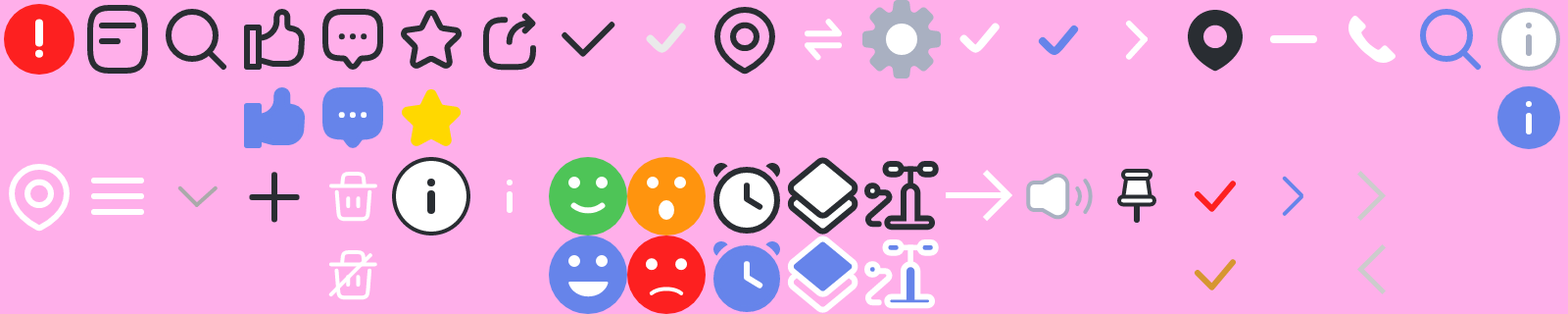
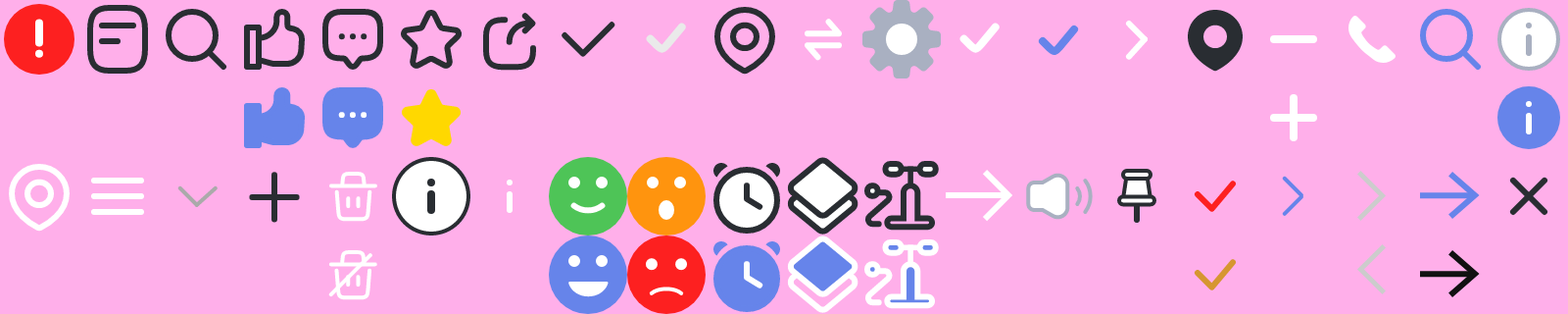
Before/after of a 1568x314 layered artwork. What changed in the layer stack:
added layer "Layer 98" in group "두번째 줄" over bbox(1509, 176, 1549, 216)
added layer "Layer 96 copy" in group "두번째 줄" over bbox(1420, 249, 1480, 297)
added layer "Layer 96" in group "두번째 줄" over bbox(1420, 171, 1480, 219)
added layer "Layer 40 copy 2" in group "첫번쨰 줄" over bbox(1270, 94, 1318, 142)
